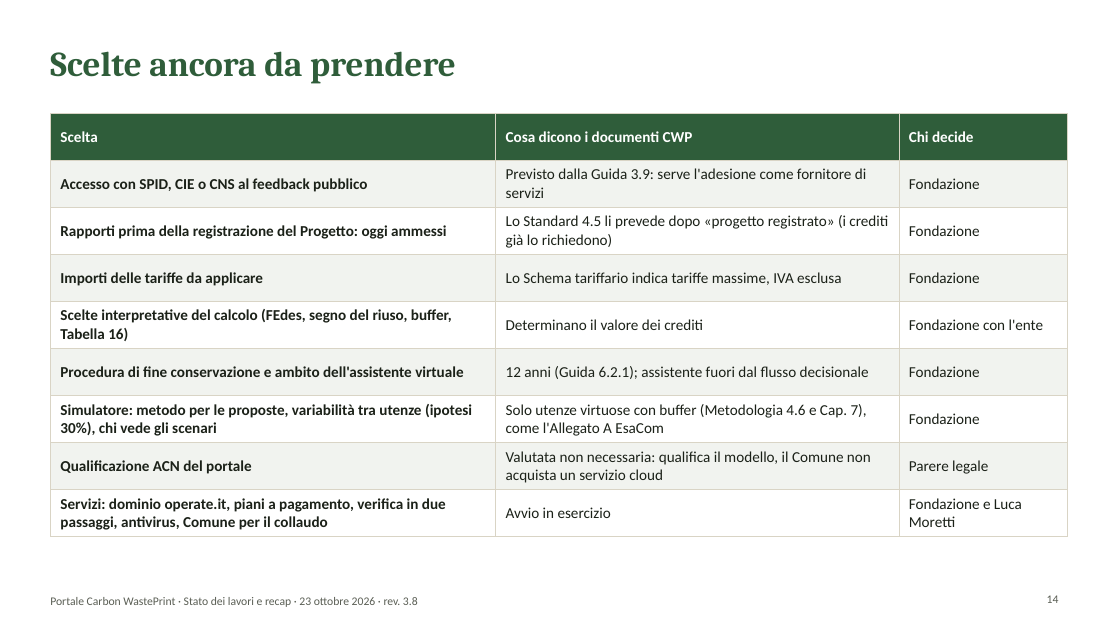
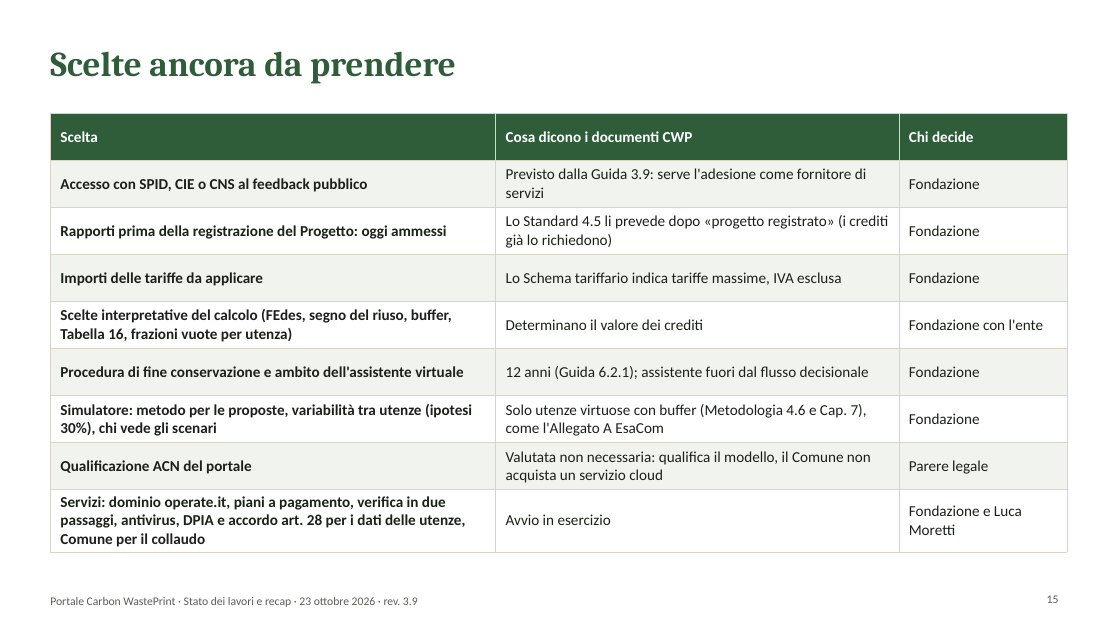
Before and after one commit to lucamorettioperate/portale-cwp, a slide deck: slide 15 of public/documentazione/Presentazione_Portale_CWP.pptx (slide 14 before the commit). Drawn at 1120x630 pixels with LibreOffice and Linux fonts; fonts in the diff are those of the drawing; background and template pictures are left out. Boxes give left, top, right and bottom in pixels: in the first picture for what was removed or moved away, otherwise in the second. Text is boxed around its words. In the diff, an @@ line names an element or a change of style, - is before the commit and + after.

```diff
--- a/public/documentazione/Presentazione_Portale_CWP.pptx
+++ b/public/documentazione/Presentazione_Portale_CWP.pptx
@@ table at (50, 113, 1067, 551) @@
-row 5, column 1: Scelte interpretative del calcolo (FEdes, segno del riuso, buffer, Tabella 16)
+row 5, column 1: Scelte interpretative del calcolo (FEdes, segno del riuso, buffer, Tabella 16, frazioni vuote per utenza)
-row 9, column 1: Servizi: dominio operate.it, piani a pagamento, verifica in due passaggi, antivirus, Comune per il collaudo
+row 9, column 1: Servizi: dominio operate.it, piani a pagamento, verifica in due passaggi, antivirus, DPIA e accordo art. 28 per i dati delle utenze, Comune per il collaudo
@@ text at (50, 597, 418, 607): text changed @@
-Portale Carbon WastePrint · Stato dei lavori e recap · 23 ottobre 2026 · rev. 3.8
+Portale Carbon WastePrint · Stato dei lavori e recap · 23 ottobre 2026 · rev. 3.9
@@ page number at (1047, 595, 1059, 603): text changed @@
-14
+15
```
Also in this commit, not shown: 13 other slides changed, 1 slide added, 24 other files.
